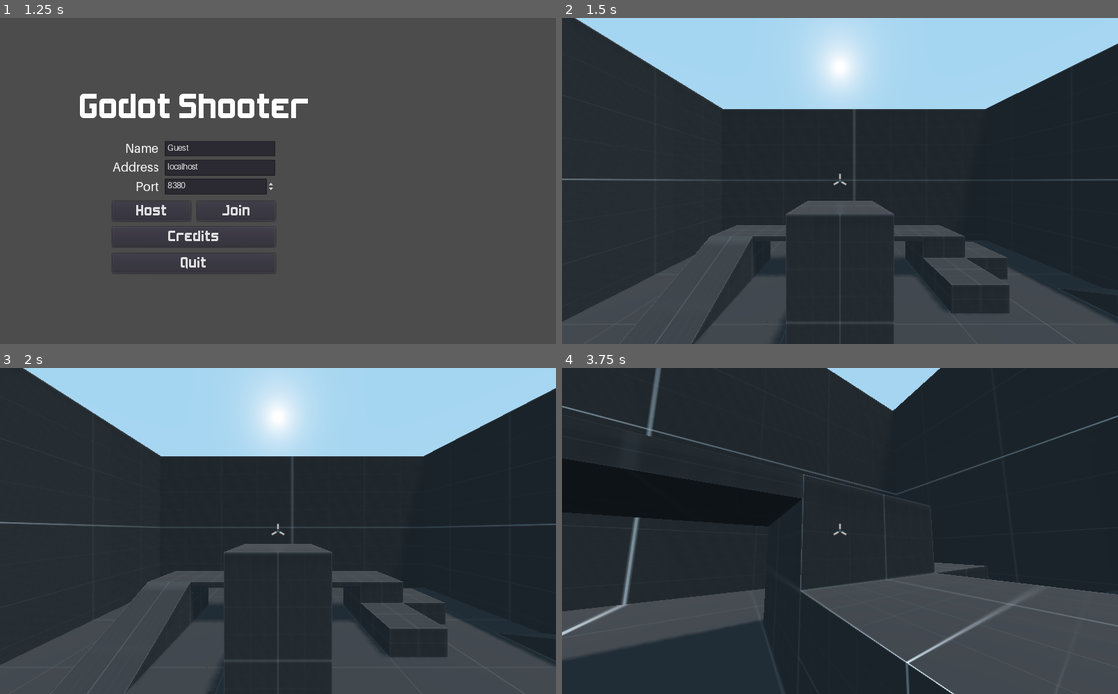
Above: before the commit, frames 1-4 (two rows, left to right).
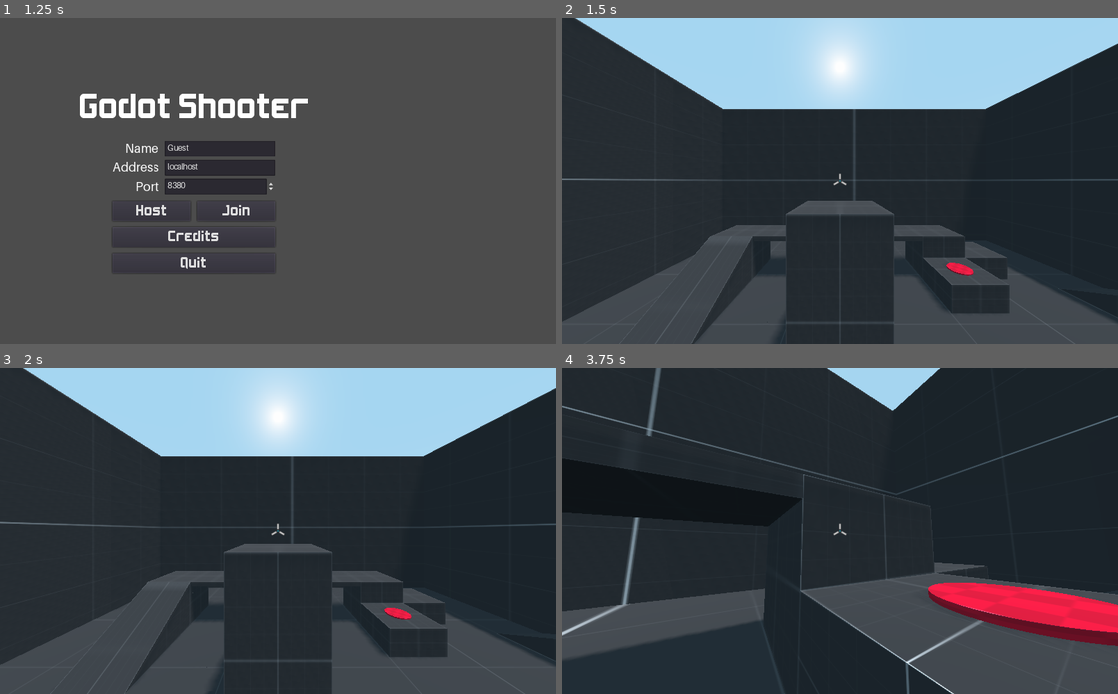
Above: after the commit, the same moments.

Repository: kdreese/godot-3D-shooter-project
Game: Godot game, scene res://src/states/Menu.tscn
Two runs of this game, one before a commit and one after it. Both use one fixed random seed, a clock stepped at 60 frames per second and the inputs below.
Inputs (mouse positions are in pixels of both pictures, inside the frame that each line leads up to):
- Up to frame 1 (1.25 s): tap Enter at 0.5 s; move the mouse to (400, 164) at 0.52 s; press the mouse at (400, 164) at 0.53 s; hold D (move_right) from 0.53 s (still down); tap Space (jump) at 0.77 s
- Up to frame 2 (1.5 s): release D (move_right) at 1.25 s; release the mouse at (962, 164) at 1.25 s; click "Host" at 1.25 s
- Up to frame 3 (2 s): no input
- Up to frame 4 (3.75 s): tap Space (jump) at 2, 2.27 s; move the mouse to (812, 531) at 2.02 s; hold W (move_forwards) from 2.03 s (still down); click (812, 531) at 2.1 s; move the mouse to (851, 524) at 2.77 s; press the mouse at (851, 524) at 2.78 s; move the mouse to (834, 537) at 3.52 s; release the mouse at (834, 537) at 3.53 s; click (834, 537) at 3.6 s

Frame 1 is identical in both runs. In frame 2, 0.1% of the frame differs, in the area x 69-74%, y 75-80%; in frame 3, 0.1%; in frame 4, 4.1%, in the area x 65-100%, y 65-86%.

Commit message:
Updated level target placement, added auto spawn.

Diff:
--- a/src/levels/Level.tscn
+++ b/src/levels/Level.tscn
@@ -215,8 +215,124 @@
 transform = Transform( 0.806681, -0.546832, 0.224144, -0.109382, 0.23457, 0.965926, -0.580777, -0.803711, 0.129409, 0, 7, 0 )
 shadow_enabled = true
 
-[node name="Target2" parent="." instance=ExtResource( 1 )]
-transform = Transform( -4.37114e-08, 0, -1, 0, 1, 0, 1, 0, -4.37114e-08, 22.9, 6, -3 )
-
-[node name="Target" parent="." instance=ExtResource( 1 )]
-transform = Transform( -4.37114e-08, 0, -1, 0, 1, 0, 1, 0, -4.37114e-08, 22.9, 6, 6 )
+[node name="Targets" type="Node" parent="."]
+
+[node name="Target" parent="Targets" instance=ExtResource( 1 )]
+transform = Transform( 1, 0, 0, 0, 1, 0, 0, 0, 1, -2, 8.5, -23 )
+
+[node name="Target2" parent="Targets" instance=ExtResource( 1 )]
+transform = Transform( -4.37114e-08, 0, 1, 0, 1, 0, -1, 0, -4.37114e-08, -23, 9, -15 )
+
+[node name="Target3" parent="Targets" instance=ExtResource( 1 )]
+transform = Transform( -4.37114e-08, 0, 1, 0, 1, 0, -1, 0, -4.37114e-08, -23, 4.25, -6.25 )
+
+[node name="Target4" parent="Targets" instance=ExtResource( 1 )]
+transform = Transform( 1, 0, 0, 0, 1, 0, 0, 0, 1, -13.75, 4.25, -23 )
+
+[node name="Target5" parent="Targets" instance=ExtResource( 1 )]
+transform = Transform( -4.37114e-08, 0, 1, 0, 1, 0, -1, 0, -4.37114e-08, -23, 5.75, 5.75 )
+
+[node name="Target6" parent="Targets" instance=ExtResource( 1 )]
+transform = Transform( -4.37114e-08, 0, 1, 0, 1, 0, -1, 0, -4.37114e-08, -23, 9, 12 )
+
+[node name="Target7" parent="Targets" instance=ExtResource( 1 )]
+transform = Transform( -4.37114e-08, 0, 1, 0, 1, 0, -1, 0, -4.37114e-08, -23, 12.5, 20.5 )
+
+[node name="Target8" parent="Targets" instance=ExtResource( 1 )]
+transform = Transform( -1, 0, -8.74228e-08, 0, 1, 0, 8.74228e-08, 0, -1, -13.25, 12.25, 23 )
+
+[node name="Target9" parent="Targets" instance=ExtResource( 1 )]
+transform = Transform( -1, 0, -8.74228e-08, 0, 1, 0, 8.74228e-08, 0, -1, -2.75, 7.75, 23 )
+
+[node name="Target10" parent="Targets" instance=ExtResource( 1 )]
+transform = Transform( 1, 0, 0, 0, 1, 0, 0, 0, 1, 3.25, 2.75, 23 )
+
+[node name="Target11" parent="Targets" instance=ExtResource( 1 )]
+transform = Transform( 1, 0, 0, 0, 1, 0, 0, 0, 1, 14.75, 5.5, 23 )
+
+[node name="Target12" parent="Targets" instance=ExtResource( 1 )]
+transform = Transform( -4.37114e-08, 0, 1, 0, 1, 0, -1, 0, -4.37114e-08, 23, 6.5, 18.25 )
+
+[node name="Target13" parent="Targets" instance=ExtResource( 1 )]
+transform = Transform( -4.37114e-08, 0, -1, 0, 1, 0, 1, 0, -4.37114e-08, 23, 9.75, 5.75 )
+
+[node name="Target14" parent="Targets" instance=ExtResource( 1 )]
+transform = Transform( -4.37114e-08, 0, -1, 0, 1, 0, 1, 0, -4.37114e-08, 23, 4.25, -13.75 )
+
+[node name="Target15" parent="Targets" instance=ExtResource( 1 )]
+transform = Transform( 1, 0, 0, 0, 1, 0, 0, 0, 1, 12.5, 4.25, -23 )
+
+[node name="Target16" parent="Targets" instance=ExtResource( 1 )]
+transform = Transform( 1, 0, 0, 0, -4.37114e-08, -1, 0, 1, -4.37114e-08, -16.75, 9, 20.5 )
+
+[node name="Target17" parent="Targets" instance=ExtResource( 1 )]
+transform = Transform( 1, 0, 0, 0, 1, 0, 0, 0, 1, -16, 4.25, 23 )
+
+[node name="Target18" parent="Targets" instance=ExtResource( 1 )]
+transform = Transform( -4.37114e-08, 0, 1, 0, 1, 0, -1, 0, -4.37114e-08, -4.75, 2, 20.5 )
+
+[node name="Target19" parent="Targets" instance=ExtResource( 1 )]
+transform = Transform( 2.80971e-08, 0.766044, -0.642788, 3.34849e-08, -0.642788, -0.766044, -1, 0, -4.37114e-08, -8.5, 6.75, 20.5 )
+
+[node name="Target20" parent="Targets" instance=ExtResource( 1 )]
+transform = Transform( 1, 0, 0, 0, 1, 0, 0, 0, 1, -2.5, 2.25, 12 )
+
+[node name="Target21" parent="Targets" instance=ExtResource( 1 )]
+transform = Transform( 1, 0, 0, 0, 1, 0, 0, 0, 1, -2.5, 5.25, 7.75 )
+
+[node name="Target22" parent="Targets" instance=ExtResource( 1 )]
+transform = Transform( 1, 0, 0, 0, 1, 0, 0, 0, 1, 20.5, 3.25, 7.75 )
+
+[node name="Target23" parent="Targets" instance=ExtResource( 1 )]
+transform = Transform( 1, 0, 0, 0, -4.37114e-08, 1, 0, -1, -4.37114e-08, 6.75, 6.75, 5.5 )
+
+[node name="Target24" parent="Targets" instance=ExtResource( 1 )]
+transform = Transform( 1, 0, 0, 0, -4.37114e-08, 1, 0, -1, -4.37114e-08, 17, 4, 17.75 )
+
+[node name="Target25" parent="Targets" instance=ExtResource( 1 )]
+transform = Transform( -4.37114e-08, 0, 1, 0, 1, 0, -1, 0, -4.37114e-08, -9.75, 2.25, 5.5 )
+
+[node name="Target26" parent="Targets" instance=ExtResource( 1 )]
+transform = Transform( 1, 0, 0, 0, 1, 0, 0, 0, 1, -2.5, 2.75, -1.25 )
+
+[node name="Target27" parent="Targets" instance=ExtResource( 1 )]
+transform = Transform( 1, 0, 0, 0, -4.37114e-08, -1, 0, 1, -4.37114e-08, -2.5, 9, -3.5 )
+
+[node name="Target28" parent="Targets" instance=ExtResource( 1 )]
+transform = Transform( 1, 0, 0, 0, 1, 0, 0, 0, 1, -2.5, 4.5, -5.75 )
+
+[node name="Target29" parent="Targets" instance=ExtResource( 1 )]
+transform = Transform( 1, 0, 0, 0, 1, 0, 0, 0, 1, 9.5, 3.25, 3.25 )
+
+[node name="Target30" parent="Targets" instance=ExtResource( 1 )]
+transform = Transform( -4.37114e-08, 0, 1, 0, 1, 0, -1, 0, -4.37114e-08, 18.5, 2.75, 0.75 )
+
+[node name="Target31" parent="Targets" instance=ExtResource( 1 )]
+transform = Transform( 1, 0, 0, 0, 1, 0, 0, 0, 1, -14, 2.25, -16.25 )
+
+[node name="Target32" parent="Targets" instance=ExtResource( 1 )]
+transform = Transform( 1, 0, 0, 0, 1, 0, 0, 0, 1, 8.5, 2.25, -16.25 )
+
+[node name="Target33" parent="Targets" instance=ExtResource( 1 )]
+transform = Transform( -4.37114e-08, 0, -1, 0, 1, 0, 1, 0, -4.37114e-08, -11.75, 2.25, -14 )
+
+[node name="Target34" parent="Targets" instance=ExtResource( 1 )]
+transform = Transform( -4.37114e-08, 0, 1, 0, 1, 0, -1, 0, -4.37114e-08, 6.25, 2.25, -14 )
+
+[node name="Target35" parent="Targets" instance=ExtResource( 1 )]
+transform = Transform( 1, 0, 0, 0, -4.37114e-08, 1, 0, -1, -4.37114e-08, -9.5, 4.5, -14 )
+
+[node name="Target36" parent="Targets" instance=ExtResource( 1 )]
+transform = Transform( 1, 0, 0, 0, -4.37114e-08, 1, 0, -1, -4.37114e-08, 8.5, 2.25, -9.5 )
+
+[node name="Target37" parent="Targets" instance=ExtResource( 1 )]
+transform = Transform( -4.37114e-08, 0, 1, 0, 1, 0, -1, 0, -4.37114e-08, -4.75, 5.25, 5.5 )
+
+[node name="Target38" parent="Targets" instance=ExtResource( 1 )]
+transform = Transform( 1, 0, 0, 0, 1, 0, 0, 0, 1, 6.25, 5.5, 7.75 )
+
+[node name="Target39" parent="Targets" instance=ExtResource( 1 )]
+transform = Transform( -4.37114e-08, 0, 1, 0, 1, 0, -1, 0, -4.37114e-08, -0.25, 4.5, -3.5 )
+
+[node name="Target40" parent="Targets" instance=ExtResource( 1 )]
+transform = Transform( 1, 0, 0, 0, 0.573576, -0.819152, 0, 0.819152, 0.573576, -2.5, 6, -9 )
--- a/src/objects/Target.gd
+++ b/src/objects/Target.gd
@@ -1,9 +1,12 @@
 extends Area
 
+signal target_destroyed
 
 func on_hit(_area: Area) -> void:
+	emit_signal("target_destroyed")
 	queue_free()
 
 
 func on_raycast_hit() -> void:
+	emit_signal("target_destroyed")
 	queue_free()
--- a/src/objects/Target.tscn
+++ b/src/objects/Target.tscn
@@ -15,7 +15,7 @@
 height = 0.3
 radius = 1.2
 
-[node name="Target" type="Area"]
+[node name="Target" type="Area" groups=["Targets"]]
 script = ExtResource( 1 )
 
 [node name="MeshInstance" type="MeshInstance" parent="."]
--- a/src/states/Game.gd
+++ b/src/states/Game.gd
@@ -3,13 +3,17 @@
 
 onready var pause_menu := $"%PauseMenu" as Control
 
+var target_transforms = []
 
 func _ready() -> void:
+	randomize()
 	var curr_level := preload("res://src/levels/Level.tscn").instance() as Spatial
 	add_child(curr_level)
 	var spawn_point := curr_level.get_node("PlayerSpawnPoint") as Position3D
 	var player := preload("res://src/objects/Player.tscn").instance() as KinematicBody
 	add_child(player)
+	store_target_data()
+	spawn_targets()
 	player.translation = spawn_point.translation
 	Input.mouse_mode = Input.MOUSE_MODE_CAPTURED
 	pause_menu.hide()
@@ -18,3 +22,38 @@
 func _input(event: InputEvent) -> void:
 	if event.is_action_pressed("ui_cancel"):
 		pause_menu.open_menu()
+
+
+func on_target_destroy() -> void:
+	var targets = get_tree().get_nodes_in_group("Targets")
+	var num_targets = len(targets)
+	if num_targets <= 1:
+		# This is the last target that was hit (will be freed during this frame).
+		spawn_targets()
+
+
+func store_target_data() -> void:
+	var targets = get_tree().get_nodes_in_group("Targets")
+	for target in targets:
+		# Copy the target's position and then queue it for deletion.
+		target_transforms.append(target.transform)
+		target.queue_free()
+
+
+# Spawn a few targets spread throughout the level.
+func spawn_targets() -> void:
+	# Generate a list of indices into the transform list corresponding to targets to spawn.
+	var num_targets = randi() % 3 + 2 # Random integer in [2, 5]
+	var indices = []
+	for i in range(num_targets):
+		var index = randi() % len(target_transforms)
+		# If we get a duplicate, try again
+		while index in indices:
+			index = randi() % len(target_transforms)
+		indices.append(index)
+	# Now that we have the list, start spawning targets
+	for index in indices:
+		var target := preload("res://src/objects/Target.tscn").instance() as Area
+		target.transform = target_transforms[index]
+		target.connect("target_destroyed", self, "on_target_destroy")
+		get_node("Level/Targets").add_child(target)
